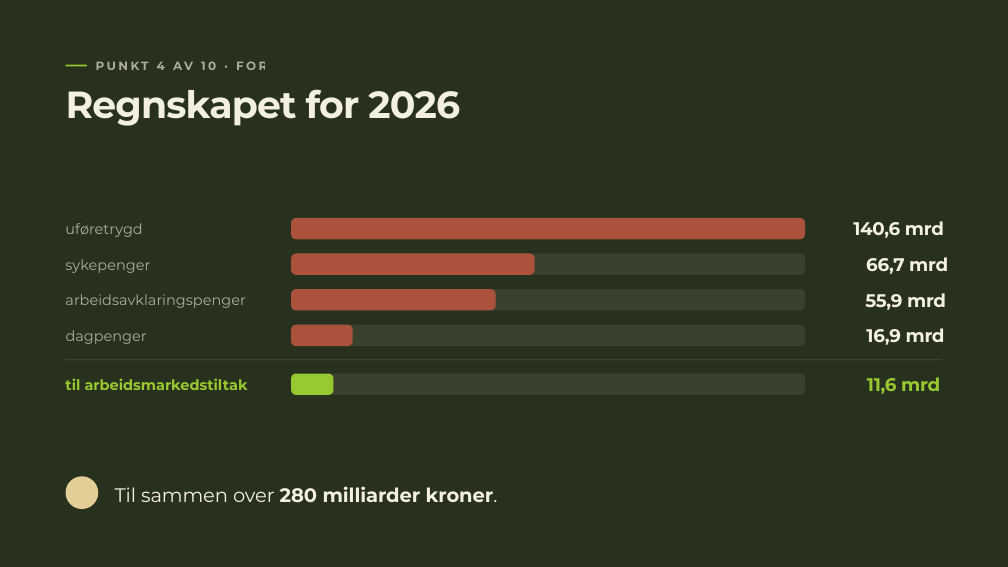
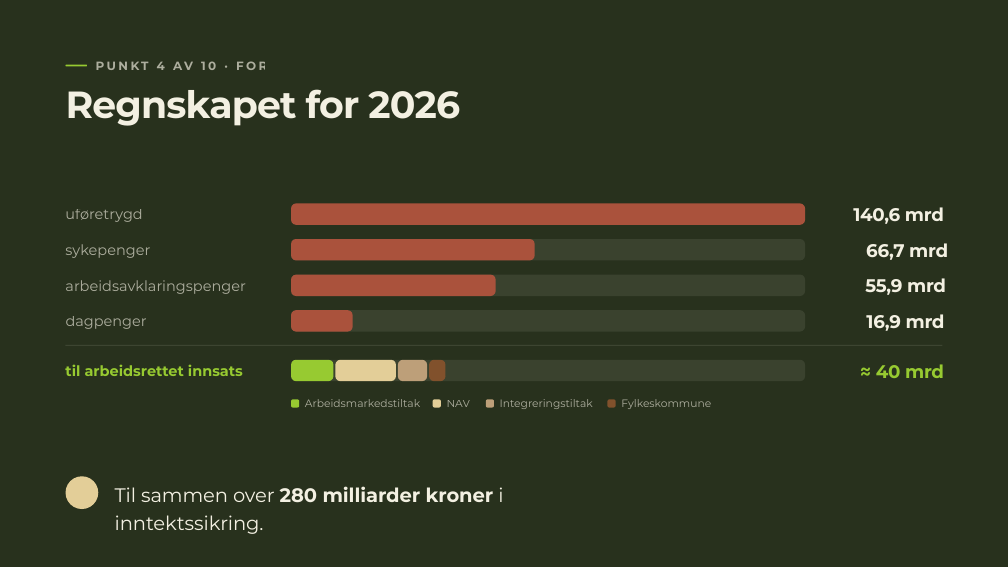
Before and after one commit to MarcusEvensen-Org/iarbeid-riketstilstand, a slide deck: slide 11 of Rikets tilstand 2026.pptx. Drawn at 1008x567 pixels with LibreOffice and Linux fonts; fonts in the diff are those of the drawing; background and template pictures are left out. Boxes give left, top, right and bottom in pixels: in the first picture for what was removed or moved away, otherwise in the second. Text is boxed around its words. In the diff, an @@ line names an element or a change of style, - is before the commit and + after.

```diff
--- a/Rikets tilstand 2026.pptx
+++ b/Rikets tilstand 2026.pptx
@@ 9 rounded rectangles, 8 texts, 1 rectangle: place and size @@
-9 rounded rectangles, 8 texts, 1 rectangle at (65, 218, 948, 395)
+9 rounded rectangles, 8 texts, 1 rectangle at (65, 203, 948, 381)
@@ text at (65, 364, 243, 376): text changed @@
-til arbeidsmarkedstiltak
+til arbeidsrettet innsats
@@ rounded rectangle added at (336, 360, 396, 381), fill #E3CE98 @@
@@ rounded rectangle added at (398, 360, 427, 381), fill #BD9F79 @@
@@ rounded rectangle added at (430, 360, 446, 381), fill #81512C @@
@@ text at (876, 364, 944, 378): text changed @@
-11,6 mrd
+≈ 40 mrd
@@ rounded rectangle added at (291, 399, 299, 408), fill #97CA31 @@
@@ text added at (305, 399, 420, 407), 10.2 pt, text #F3F0E2 at 66% opacity @@
+Arbeidsmarkedstiltak
@@ rounded rectangle added at (433, 399, 441, 408), fill #E3CE98 @@
@@ text added at (447, 400, 470, 407), 10.2 pt, text #F3F0E2 at 66% opacity @@
+NAV
@@ rounded rectangle added at (486, 399, 495, 408), fill #BD9F79 @@
@@ text added at (500, 399, 593, 409), 10.2 pt, text #F3F0E2 at 66% opacity @@
+Integreringstiltak
@@ rounded rectangle added at (608, 399, 616, 408), fill #81512C @@
@@ text added at (621, 399, 711, 409), 10.2 pt, text #F3F0E2 at 66% opacity @@
+Fylkeskommune
@@ text at (115, 486, 503, 534): text changed; bold off @@
-Til sammen over 280 milliarder kroner.
+Til sammen over 280 milliarder kroner i inntektssikring.
```
Also in this commit, not shown: 15 other slides changed, 2 other files.
